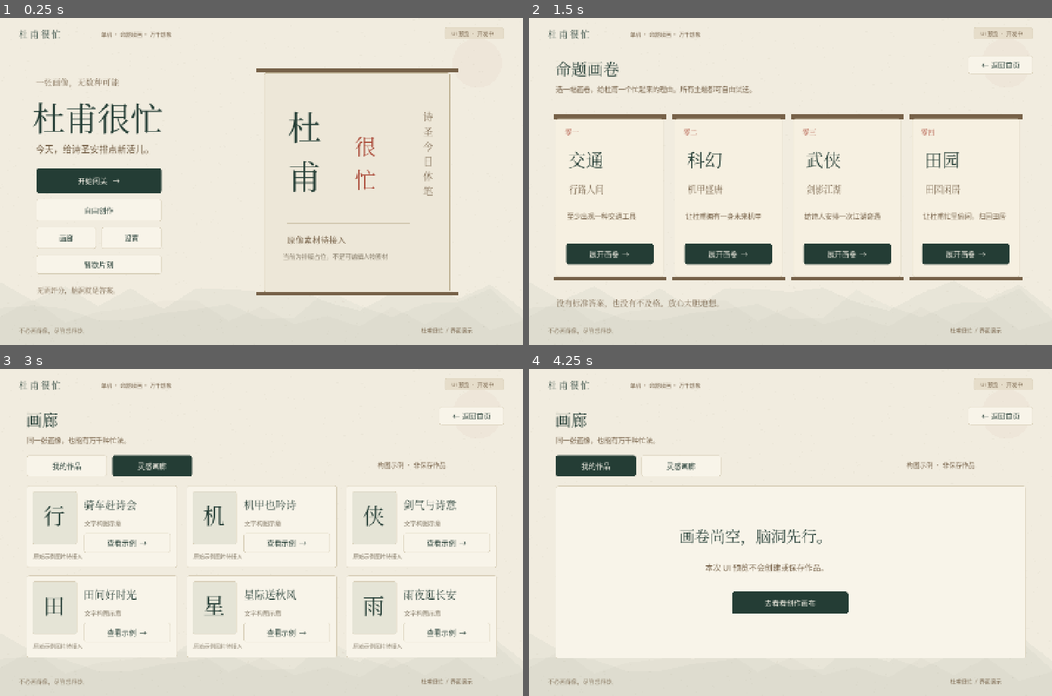
Above: before the commit, frames 1-4 (two rows, left to right).
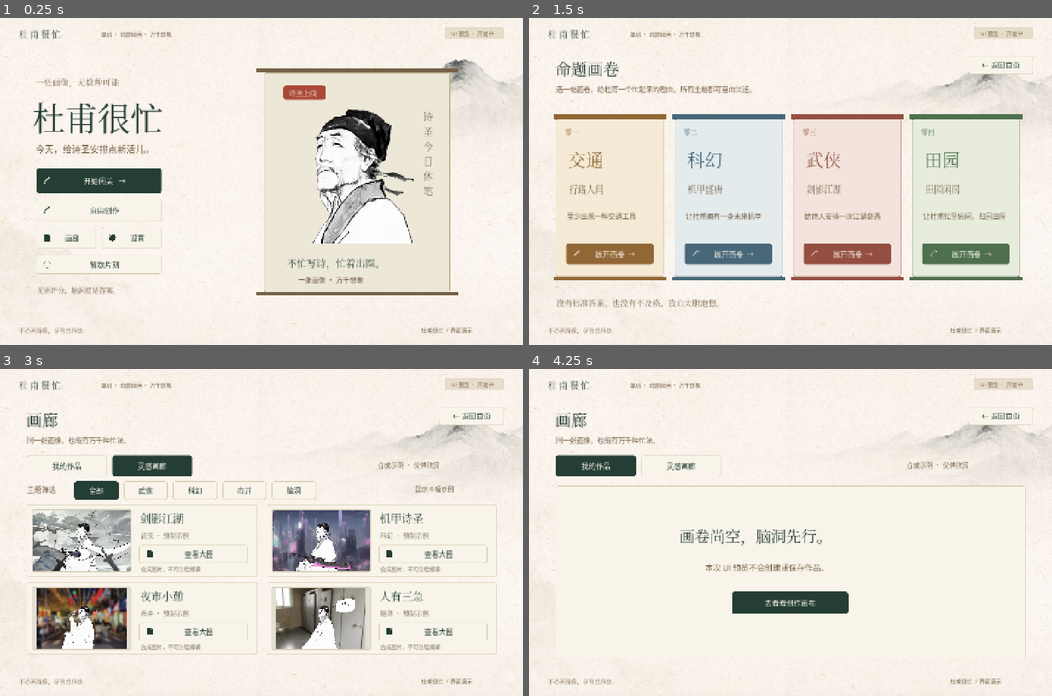
Above: after the commit, the same moments.

Repository: Arino09/DuFuIsBusy
Game: Godot game, scene res://scenes/main.tscn
Two runs of this game, one before a commit and one after it. Both use one fixed random seed, a clock stepped at 60 frames per second and the inputs below.
Inputs:
- Up to frame 1 (0.25 s): no input
- Up to frame 2 (1.5 s): click "自由创作" at 0.5 s; click "换个主题" at 1.25 s
- Up to frame 3 (3 s): click "← 返回首页" at 2 s; click "画廊" at 2.75 s
- Up to frame 4 (4.25 s): click "我的作品" at 3.5 s

The runs differ from the first frame. In frame 1, 14% of the frame differs, in the area x 0-100%, y 7-100%; in frame 2, 15%; in frame 3, 25%; in frame 4, 6.5%.

Commit message:
Integrate original media, refine canvas and gallery, and fix Web settings persistence

Diff:
--- /dev/null
+++ b/docs/browser-qa.json
@@ -0,0 +1,64 @@
+[
+  {
+    "pass": "web-final",
+    "checks": [
+      "WebGL boot under /DuFuIsBusy/",
+      "All four themes and returns",
+      "Original image, source sheet and two background previews, undo/redo disabled, collapsible notes, gallery actual filters and four full images, repeated clicks, local settings immediate reload/reset",
+      "1024x768, landscape 844x390, portrait 390x844 navigation and screenshots"
+    ],
+    "page_errors": [],
+    "failed_requests": [],
+    "console_errors": [],
+    "warnings": [
+      {
+        "type": "warning",
+        "text": "[.WebGL-0x35640457a800]GL Driver Message (OpenGL, Performance, GL_CLOSE_PATH_NV, High): GPU stall due to ReadPixels"
+      },
+      {
+        "type": "warning",
+        "text": "[.WebGL-0x35640457a800]GL Driver Message (OpenGL, Performance, GL_CLOSE_PATH_NV, High): GPU stall due to ReadPixels"
+      },
+      {
+        "type": "warning",
+        "text": "[.WebGL-0x35640457a800]GL Driver Message (OpenGL, Performance, GL_CLOSE_PATH_NV, High): GPU stall due to ReadPixels"
+      },
+      {
+        "type": "warning",
+        "text": "[.WebGL-0x35640457a800]GL Driver Message (OpenGL, Performance, GL_CLOSE_PATH_NV, High): GPU stall due to ReadPixels (this message will no longer repeat)"
+      }
+    ],
+    "external_requests": [],
+    "browser_closed": true
+  },
+  {
+    "pass": "web-latest",
+    "checks": [
+      "WebGL boot under /DuFuIsBusy/",
+      "Final five screens and larger avatar reference; full original image still available"
+    ],
+    "page_errors": [],
+    "failed_requests": [],
+    "console_errors": [],
+    "warnings": [
+      {
+        "type": "warning",
+        "text": "[.WebGL-0x1bf40570a800]GL Driver Message (OpenGL, Performance, GL_CLOSE_PATH_NV, High): GPU stall due to ReadPixels"
+      },
+      {
+        "type": "warning",
+        "text": "[.WebGL-0x1bf40570a800]GL Driver Message (OpenGL, Performance, GL_CLOSE_PATH_NV, High): GPU stall due to ReadPixels"
+      },
+      {
+        "type": "warning",
+        "text": "[.WebGL-0x1bf40570a800]GL Driver Message (OpenGL, Performance, GL_CLOSE_PATH_NV, High): GPU stall due to ReadPixels"
+      },
+      {
+        "type": "warning",
+        "text": "[.WebGL-0x1bf40570a800]GL Driver Message (OpenGL, Performance, GL_CLOSE_PATH_NV, High): GPU stall due to ReadPixels (this message will no longer repeat)"
+      }
+    ],
+    "external_requests": [],
+    "browser_closed": true
+  }
+]
--- a/scripts/ink_paper.gd
+++ b/scripts/ink_paper.gd
@@ -1,19 +1,12 @@
 extends Control
+
+const PAPER_TEXTURE = preload("res://assets/ui/paper-background.jpeg")
 
 func _ready() -> void:
 	mouse_filter = Control.MOUSE_FILTER_IGNORE
 
 func _draw() -> void:
-	draw_rect(Rect2(Vector2.ZERO, size), Color("f1ecdf"))
-	var rng := RandomNumberGenerator.new()
-	rng.seed = 927
-	for i in range(2800):
-		var p := Vector2(rng.randf_range(0, size.x), rng.randf_range(0, size.y))
-		draw_line(p, p + Vector2(rng.randf_range(1, 5), 0), Color(0.42, 0.36, 0.24, 0.045), 1)
-	for layer in range(3):
-		var pts := PackedVector2Array([Vector2(0, size.y)])
-		for i in range(17):
-			pts.append(Vector2(i * size.x / 16, size.y - 38 - rng.randf_range(0, 90) - layer * 28))
-		pts.append(Vector2(size.x, size.y))
-		draw_colored_polygon(pts, Color(0.23, 0.34, 0.28, 0.025 + layer * 0.012))
-	draw_circle(Vector2(size.x - 126, 124), 68, Color(0.59, 0.27, 0.18, 0.035))
+	var original := PAPER_TEXTURE.get_size()
+	var ratio: float = maxf(size.x / original.x, size.y / original.y)
+	var drawn := original * ratio
+	draw_texture_rect(PAPER_TEXTURE, Rect2((size - drawn) * 0.5, drawn), false)
--- a/scripts/main.gd
+++ b/scripts/main.gd
@@ -9,14 +9,20 @@
 const SANS = preload("res://assets/fonts/SourceSansSC.otf")
 const Paper = preload("res://scripts/ink_paper.gd")
 const TOPICS = ["交通", "科幻", "武侠", "田园"]
+const TOPIC_COLORS = [Color("926736"), Color("486879"), Color("944f42"), Color("4e704f")]
+const TOPIC_TINTS = [Color("f4ead5"), Color("e4ebed"), Color("f2e4dc"), Color("e7ecdd")]
+const EXAMPLE_TOPICS = ["武侠", "科幻", "市井", "脑洞"]
+const EXAMPLE_IMAGES = ["sword-hero.jpg", "scifi-warrior.jpg", "night-market.jpg", "restroom.jpg"]
 const TITLES = ["行路人间", "机甲盛唐", "剑影江湖", "田园闲居"]
 const PROMPTS = ["至少出现一种交通工具", "让杜甫拥有一身未来机甲", "给诗人安排一次江湖奇遇", "让杜甫忙里偷闲，归园田居"]
-const IDEAS = ["骑车赶诗会", "机甲也吟诗", "剑气与诗意", "田间好时光", "星际送秋风", "雨夜逛长安"]
+const IDEAS = ["剑影江湖", "机甲诗圣", "夜市小憩", "人有三急"]
 var page: Control
 var overlay: Control
 var current := "home"
 var topic := 0
 var gallery_tab := 0
+var gallery_filter := "全部"
+var canvas_info_open := false
 var selected_tool := "笔刷"
 var settings := {"volume": 70.0, "sound": true, "music": true, "quality": 1, "motion": false}
 var settings_status := "设置保存在本机；不进行云端同步。"
@@ -29,6 +35,16 @@
 	if config.load("user://settings.cfg") == OK:
 		for key in settings:
 			settings[key] = config.get_value("settings", key, settings[key])
+	if OS.has_feature("web"):
+		var saved: Variant = JavaScriptBridge.eval("(function(){try{return localStorage.getItem('DuFuIsBusy.settings.v1') || '';}catch(e){return '';}})()")
+		if saved is String and not saved.is_empty():
+			var parsed: Variant = JSON.parse_string(saved)
+			if parsed is Dictionary:
+				for key in settings:
+					if parsed.has(key) and (typeof(parsed[key]) == typeof(settings[key]) or (parsed[key] is float and settings[key] is int)):
+						settings[key] = parsed[key]
+				settings.volume = clampf(float(settings.volume), 0.0, 100.0)
+				settings.quality = clampi(int(settings.quality), 0, 1)
 	show_page("home")
 
 func box(color: Color, border: Color = Color("d8cfb9"), width: int = 1, radius: int = 5) -> StyleBoxFlat:
@@ -84,6 +100,26 @@
 	rect(l, area, parent)
 	return l
 
+func texture_at(path: String, area: Rect2, parent: Control = page) -> TextureRect:
+	var picture := TextureRect.new()
+	picture.texture = load(path) as Texture2D
+	picture.expand_mode = TextureRect.EXPAND_IGNORE_SIZE
+	picture.stretch_mode = TextureRect.STRETCH_KEEP_ASPECT_CENTERED
+	picture.mouse_filter = Control.MOUSE_FILTER_IGNORE
+	rect(picture, area, parent)
+	return picture
+
+func button_icon(button: Button, icon_name: String, primary: bool) -> void:
+	button.icon = load("res://assets/ui/" + icon_name + ".svg") as Texture2D
+	button.expand_icon = true
+	button.add_theme_constant_override("icon_max_width", 23)
+	button.add_theme_constant_override("h_separation", 9)
+	var tint := PAPER if primary else INK
+	if icon_name in ["confirm", "brush", "language"]: tint = Color.WHITE
+	for state in ["icon_normal_color", "icon_hover_color", "icon_pressed_color", "icon_focus_color"]:
+		button.add_theme_color_override(state, tint)
+	button.add_theme_color_override("icon_disabled_color", MUTED)
+
 func panel_at(area: Rect2, color: Color = PAPER, parent: Control = page, border: Color = Color("d8cfb9")) -> Panel:
 	var p := Panel.new()
 	p.add_theme_stylebox_override("panel", box(color, border))
@@ -101,6 +137,11 @@
 		b.add_theme_stylebox_override("pressed", box(Color("172b24"), INK))
 		for key in ["font_color", "font_hover_color", "font_pressed_color", "font_focus_color", "font_hover_pressed_color"]:
 			b.add_theme_color_override(key, PAPER)
+	var icons := {"开始闯关":"pencil", "自由创作":"pencil", "画廊":"gallery", "设置":"settings", "暂歇":"power", "笔刷":"pencil", "橡皮":"eraser", "色盘":"palette", "贴纸":"gallery", "文字":"language", "撤销":"undo", "重做":"redo", "提交":"confirm", "换个主题":"theme", "展开画卷":"pencil", "查看大图":"gallery", "恢复默认":"brush"}
+	for prefix in icons:
+		if text.begins_with(prefix):
+			button_icon(b, icons[prefix], primary)
+			break
 	rect(b, area, parent)
 	b.pressed.connect(callback)
 	return b
@@ -161,25 +202,28 @@
 	line_at(Rect2(707, 138, 554, 12), BROWN)
 	line_at(Rect2(707, 753, 554, 12), BROWN)
 	label_at("诗\n圣\n今\n日\n休\n笔", Rect2(1165, 200, 45, 348), 26, BROWN, true)
-	label_at("杜\n甫", Rect2(792, 230, 164, 230), 92, INK, true)
-	label_at("很\n忙", Rect2(976, 305, 92, 184), 60, RED, true)
-	line_at(Rect2(788, 564, 340, 1))
-	label_at("原像素材待接入", Rect2(791, 590, 358, 38), 23, BROWN)
-	label_at("当前为排版占位，不是可编辑人物素材", Rect2(779, 639, 420, 34), 17, MUTED)
+	texture_at("res://assets/characters/dufu-avatar.png", Rect2(758, 203, 420, 420))
+	panel_at(Rect2(781, 186, 115, 39), RED, page, RED)
+	label_at("诗圣上线", Rect2(795, 187, 107, 38), 19, PAPER, true)
+	line_at(Rect2(788, 635, 340, 1))
+	label_at("不忙写诗，忙着出圈。", Rect2(790, 650, 391, 47), 27, INK, true)
+	label_at("一张画像 · 万千想象", Rect2(820, 704, 380, 34), 19, BROWN)
 
 func levels() -> void:
 	heading("命题画卷", "选一幅画卷，给杜甫一个忙起来的理由。所有主题都可自由试选。")
 	for i in range(4):
 		var x := 74 + i * 327
-		line_at(Rect2(x - 7, 267, 310, 10), BROWN)
-		panel_at(Rect2(x, 277, 296, 435), Color("f6f0e1"))
-		label_at("零" + ["一", "二", "三", "四"][i], Rect2(x + 24, 298, 80, 33), 19, RED, true)
-		label_at(TOPICS[i], Rect2(x + 34, 352, 238, 74), 49, INK, true)
+		var accent: Color = TOPIC_COLORS[i]
+		line_at(Rect2(x - 7, 267, 310, 10), accent)
+		panel_at(Rect2(x, 277, 296, 435), TOPIC_TINTS[i], page, accent)
+		label_at("零" + ["一", "二", "三", "四"][i], Rect2(x + 24, 298, 80, 33), 19, accent, true)
+		label_at(TOPICS[i], Rect2(x + 34, 352, 238, 74), 49, accent, true)
 		label_at(TITLES[i], Rect2(x + 36, 452, 238, 38), 24, BROWN, true)
 		var l := label_at(PROMPTS[i], Rect2(x + 30, 505, 242, 80), 19, BROWN)
 		l.autowrap_mode = TextServer.AUTOWRAP_WORD_SMART
-		button_at("展开画卷  →", Rect2(x + 28, 621, 240, 57), func(): topic = i; show_page("canvas"), true)
-		line_at(Rect2(x - 7, 712, 310, 10), BROWN)
+		var enter := button_at("展开画卷  →", Rect2(x + 28, 621, 240, 57), func(): topic = i; show_page("canvas"), true)
+		enter.add_theme_stylebox_override("normal", box(accent, accent))
+		line_at(Rect2(x - 7, 712, 310, 10), accent)
 	label_at("没有标准答案，也没有不及格。放心大胆地想。", Rect2(75, 766, 1020, 38), 22, BROWN, true)
 
 func canvas() -> void:
@@ -192,22 +236,33 @@
 	label_at("创作工具", Rect2(96, 344, 164, 35), 23, INK, true)
 	for i in range(5):
 		var tool: String = ["笔刷", "橡皮", "色盘", "贴纸", "文字"][i]
-		button_at(tool + (" · 已选" if selected_tool == tool else ""), Rect2(91, 397 + i * 65, 164, 52), func(): choose_tool(tool), tool == selected_tool)
+		var tool_button := button_at(tool + (" · 已选" if selected_tool == tool else ""), Rect2(91, 397 + i * 65, 164, 52), func(): choose_tool(tool), tool == selected_tool)
+		tool_button.add_theme_font_size_override("font_size", 18)
 	label_at("工具交互预览", Rect2(96, 741, 170, 32), 17, MUTED)
-	panel_at(Rect2(294, 327, 790, 471), Color("faf7ef"))
-	label_at("画布预览  /  尚未开放绘制", Rect2(323, 344, 700, 36), 19, BROWN)
-	line_at(Rect2(324, 392, 729, 1))
-	panel_at(Rect2(531, 419, 310, 191), Color("ede9df"), page, Color("d2c6b0"))
-	label_at("杜甫半身像", Rect2(571, 458, 250, 56), 32, INK, true)
-	label_at("原始素材待接入 · 保留区域", Rect2(554, 527, 282, 35), 17, MUTED)
-	panel_at(Rect2(450, 632, 474, 124), Color("f1f1e4"), page, Color("bac4ad"))
-	label_at("待补区域", Rect2(613, 646, 200, 38), 24, INK, true)
-	label_at("以后在这里，把脑洞画出来", Rect2(548, 694, 350, 35), 19, BROWN)
-	panel_at(Rect2(1106, 327, 262, 471), Color("ebe5d7"))
-	label_at("创作小笺", Rect2(1130, 348, 216, 44), 29, INK, true)
-	var note := label_at("画得好不好不重要，\n好玩就很了不起。\n\n本次仅展示 UI。\n绘画、拼贴、评分、\n保存与导出尚未实现。", Rect2(1130, 413, 222, 230), 19, BROWN)
-	note.autowrap_mode = TextServer.AUTOWRAP_WORD_SMART
-	button_at("提交说明", Rect2(1128, 683, 218, 55), func(): info("这次先看界面", "还没有作品被绘制、评分或保存。\n当前演示仅支持主题与工具界面切换。"), true)
+	panel_at(Rect2(294, 327, 1074, 471), Color("faf7ef"))
+	label_at("画布预览 · 尚未开放绘制", Rect2(323, 344, 385, 36), 19, BROWN)
+	for i in range(2):
+		var action: String = ["撤销", "重做"][i]
+		var unavailable := button_at(action, Rect2(755 + i * 126, 339, 110, 45), func(): pass)
+		unavailable.disabled = true
+		unavailable.tooltip_text = "绘画尚未实现，没有可撤销或重做的操作。"
+	button_at("收起说明" if canvas_info_open else "展开说明", Rect2(1115, 339, 232, 45), func(): canvas_info_open = not canvas_info_open; show_page("canvas"))
+	line_at(Rect2(324, 397, 1023, 1))
+	var center_x := 701.0 if canvas_info_open else 831.0
+	panel_at(Rect2(center_x - 300, 413, 600, 197), Color.WHITE)
+	texture_at("res://assets/characters/dufu-avatar.png", Rect2(center_x - 121, 406, 242, 202))
+	label_at("原像保留", Rect2(center_x - 279, 425, 150, 35), 18, BROWN, true)
+	button_at("查看原像", Rect2(center_x + 146, 558, 133, 39), func(): image_dialog("杜甫原像", "res://assets/characters/dufu-halfbody.jpg", "白底原始参考图；本次 UI 预览不会修改画像。", "返回画布"))
+	panel_at(Rect2(center_x - 278, 620, 556, 110), Color("f1f1e4"), page, Color("bac4ad"))
+	label_at("待补区域", Rect2(center_x - 60, 628, 200, 38), 24, INK, true)
+	label_at("以后在这里，把脑洞画出来", Rect2(center_x - 135, 678, 350, 35), 19, BROWN)
+	label_at("绘画未开放，撤销与重做暂不可用。", Rect2(324, 751, 720, 30), 17, MUTED)
+	button_at("提交说明", Rect2(1131, 743, 213, 43), func(): info("这次先看界面", "还没有作品被绘制、评分或保存。\n当前演示仅支持主题与工具界面切换。"), true)
+	if canvas_info_open:
+		panel_at(Rect2(1067, 416, 279, 313), Color("ebe5d7"))
+		label_at("创作小笺", Rect2(1086, 431, 236, 47), 29, INK, true)
+		var note := label_at("画得好不好不重要，\n好玩就很了不起。\n\n本次仅展示 UI。\n绘画、拼贴、评分、\n保存与导出尚未实现。", Rect2(1088, 492, 240, 210), 19, BROWN)
+		note.autowrap_mode = TextServer.AUTOWRAP_WORD_SMART
 
 func choose_tool(tool: String) -> void:
 	selected_tool = tool
@@ -220,34 +275,51 @@
 	heading("画廊", "同一张画像，也能有万千种忙法。")
 	button_at("我的作品", Rect2(74, 238, 220, 57), func(): gallery_tab = 0; show_page("gallery"), gallery_tab == 0)
 	button_at("灵感画廊", Rect2(309, 238, 220, 57), func(): gallery_tab = 1; show_page("gallery"), gallery_tab == 1)
-	label_at("构图示例 · 非保存作品", Rect2(1040, 246, 330, 38), 18, BROWN)
+	label_at("合成示例 · 仅供欣赏", Rect2(1040, 246, 330, 38), 18, BROWN)
 	if gallery_tab == 0:
 		panel_at(Rect2(74, 322, 1294, 475))
 		label_at("画卷尚空，脑洞先行。", Rect2(414, 425, 800, 66), 42, INK, true)
 		label_at("本次 UI 预览不会创建或保存作品。", Rect2(485, 527, 600, 39), 22, BROWN)
 		button_at("去看看创作画布", Rect2(559, 613, 320, 61), func(): topic = -1; show_page("canvas"), true)
 	else:
-		for i in range(6):
-			var x := 74 + (i % 3) * 440
-			var y := 321 + (i / 3) * 247
-			panel_at(Rect2(x, y, 414, 226))
-			panel_at(Rect2(x + 16, y + 16, 122, 146), Color("e5e4d6"))
-			label_at(["行", "机", "侠", "田", "星", "雨"][i], Rect2(x + 45, y + 35, 100, 90), 60, INK, true)
-			label_at(IDEAS[i], Rect2(x + 157, y + 26, 240, 52), 29, INK, true)
-			label_at("文字构图示意", Rect2(x + 158, y + 88, 240, 32), 17, MUTED)
-			button_at("查看示例  →", Rect2(x + 157, y + 131, 238, 53), func(): example(i))
-			label_at("原始示例图片待接入", Rect2(x + 18, y + 180, 370, 30), 15, MUTED)
+		label_at("主题筛选", Rect2(74, 309, 130, 44), 20, BROWN)
+		var filters := ["全部", "武侠", "科幻", "市井", "脑洞"]
+		for i in range(filters.size()):
+			var filter: String = filters[i]
+			button_at(filter, Rect2(205 + i * 136, 309, 121, 44), func(): gallery_filter = filter; show_page("gallery"), gallery_filter == filter)
+		var visible_indices: Array[int] = []
+		for i in range(IDEAS.size()):
+			if gallery_filter == "全部" or EXAMPLE_TOPICS[i] == gallery_filter:
+				visible_indices.append(i)
+		label_at("显示 %d 幅示例" % visible_indices.size(), Rect2(1142, 312, 230, 38), 18, BROWN)
+		for slot in range(visible_indices.size()):
+			var i := visible_indices[slot]
+			var x := 74 + (slot % 2) * 660
+			var y := 373 + (slot / 2) * 214
+			panel_at(Rect2(x, y, 634, 199))
+			panel_at(Rect2(x + 13, y + 13, 275, 173), Color("e4dfd2"))
+			texture_at("res://assets/examples/" + EXAMPLE_IMAGES[i], Rect2(x + 16, y + 16, 269, 167))
+			label_at(IDEAS[i], Rect2(x + 311, y + 14, 302, 47), 30, INK, true)
+			label_at(EXAMPLE_TOPICS[i] + " · 预制示例", Rect2(x + 313, y + 70, 290, 32), 18, MUTED)
+			button_at("查看大图", Rect2(x + 309, y + 111, 299, 48), func(): example(i))
+			label_at("合成图片，不可分层编辑", Rect2(x + 313, y + 165, 300, 26), 15, MUTED)
+		print("UI_FILTER:", gallery_filter, ":", visible_indices.size())
 
 func example(index: int) -> void:
-	var descriptions := ["想象杜甫骑着自行车，\n一手扶车把，一路收集诗意。", "想象墨色机甲与一卷古诗相遇，\n诗圣也可以拥有未来装备。", "想象披风随风，长剑在侧，\n今天的诗人也有侠客心。", "想象一头牛、一把锄头，\n让忙碌的杜甫休息一下。", "想象一艘飞船穿过星河，\n把秋风送到更远的地方。", "想象霓虹点亮长安雨夜，\n诗意藏在街头巷尾。"]
-	info(IDEAS[index], descriptions[index] + "\n\n这是文字构图示例，不是原始成品图或可编辑素材。")
+	image_dialog(IDEAS[index], "res://assets/examples/" + EXAMPLE_IMAGES[index], EXAMPLE_TOPICS[index] + " · 原始合成示例，仅供欣赏，不是已保存作品或可编辑图层。", "返回画廊")
+
+func image_dialog(title: String, path: String, caption: String, back_label: String, back_action: Callable = Callable()) -> void:
+	modal(title, caption, true)
+	texture_at(path, Rect2(214, 218, 1012, 467), overlay)
+	button_at(back_label, Rect2(1010, 717, 216, 48), back_action if back_action.is_valid() else close_overlay, true, overlay)
 
 func settings_page() -> void:
 	heading("设置", "调整体验，让想象按自己的节奏来。")
 	panel_at(Rect2(74, 248, 626, 558))
 	panel_at(Rect2(730, 248, 638, 558), Color("e8e7d9"))
 	label_at("体验偏好", Rect2(104, 265, 540, 56), 29, INK, true)
-	label_at("音量", Rect2(106, 344, 122, 45), 22)
+	texture_at("res://assets/ui/volume.svg", Rect2(106, 351, 28, 28))
+	label_at("音量", Rect2(151, 344, 100, 45), 22)
 	var volume := HSlider.new()
 	volume.min_value = 0
 	volume.max_value = 100
@@ -258,15 +330,18 @@
 	volume.value_changed.connect(func(v): settings.volume = v; value_label.text = str(int(v)) + "%"; save_settings())
 	for i in range(2):
 		var key: String = ["sound", "music"][i]
-		label_at(["音效偏好", "音乐偏好"][i], Rect2(106, 413 + i * 62, 235, 46), 22)
+		texture_at("res://assets/ui/" + ("volume-up.svg" if i == 0 else "audio.svg"), Rect2(106, 422 + i * 62, 28, 28))
+		label_at(["音效偏好", "音乐偏好"][i], Rect2(151, 413 + i * 62, 235, 46), 22)
 		var toggle := CheckButton.new()
 		toggle.text = "开启" if settings[key] else "关闭"
 		toggle.button_pressed = settings[key]
 		rect(toggle, Rect2(440, 413 + i * 62, 209, 46))
 		toggle.toggled.connect(func(v): settings[key] = v; toggle.text = "开启" if v else "关闭"; save_settings())
-	label_at("语言", Rect2(106, 543, 125, 43), 22)
+	texture_at("res://assets/ui/language.svg", Rect2(106, 551, 28, 28))
+	label_at("语言", Rect2(151, 543, 125, 43), 22)
 	label_at("简体中文", Rect2(440, 543, 210, 43), 22, BROWN)
-	label_at("画质偏好", Rect2(106, 606, 234, 46), 22)
+	texture_at("res://assets/ui/target.svg", Rect2(106, 616, 28, 28))
+	label_at("画质偏好", Rect2(151, 606, 234, 46), 22)
 	var quality := OptionButton.new()
 	quality.add_item("标准")
 	quality.add_item("高清")
@@ -283,8 +358,13 @@
 
 func save_settings() -> void:
 	for key in settings: config.set_value("settings", key, settings[key])
-	var result := config.save("user://settings.cfg")
-	settings_status = "设置已保存在本机；不进行云端同步。" if result == OK else "本地写入失败；偏好仅在当前会话生效。"
+	var saved_ok: bool
+	if OS.has_feature("web"):
+		var payload := JSON.stringify(JSON.stringify(settings))
+		saved_ok = JavaScriptBridge.eval("(function(){try{localStorage.setItem('DuFuIsBusy.settings.v1', %s);return true;}catch(e){return false;}})()" % payload) == true
+	else:
+		saved_ok = config.save("user://settings.cfg") == OK
+	settings_status = "设置已保存在本机；不进行云端同步。" if saved_ok else "本地写入失败；偏好仅在当前会话生效。"
 
 func reset_confirm() -> void:
 	modal("恢复默认设置？", "仅重置音量、音效、音乐和画质偏好。\n不会删除任何作品；此预览没有作品存档。")
@@ -294,7 +374,7 @@
 func exit_info() -> void:
 	info("诗圣先歇一会儿", "网页不会擅自关闭你的标签页。\n想休息时直接关闭本页，随时可以回来继续看。")
 
-func modal(title: String, body: String) -> void:
+func modal(title: String, body: String, large: bool = false) -> void:
 	close_overlay()
 	for control in page.find_children("*", "Control", true, false):
 		if control.focus_mode != Control.FOCUS_NONE:
@@ -308,6 +388,14 @@
 	var shade := ColorRect.new()
 	shade.color = Color(0.1, 0.16, 0.12, 0.58)
 	rect(shade, Rect2(0, 0, 1440, 900), overlay)
+	if large:
+		panel_at(Rect2(182, 140, 1076, 648), PAPER, overlay)
+		label_at(title, Rect2(214, 157, 906, 54), 32, INK, true, overlay)
+		var caption := label_at(body, Rect2(216, 708, 771, 62), 18, BROWN, false, overlay)
+		caption.autowrap_mode = TextServer.AUTOWRAP_WORD_SMART
+		button_at("×", Rect2(1186, 157, 48, 48), close_overlay, false, overlay).grab_focus()
+		print("UI_DIALOG:", title)
+		return
 	panel_at(Rect2(395, 252, 650, 414), PAPER, overlay)
 	label_at(title, Rect2(433, 288, 570, 69), 36, INK, true, overlay)
 	var l := label_at(body, Rect2(435, 378, 570, 159), 22, BROWN, false, overlay)
@@ -320,11 +408,17 @@
 	button_at("知道了", Rect2(793, 575, 207, 57), close_overlay, true, overlay)
 
 func sticker_list() -> void:
-	modal("贴纸目录 · UI 预览", "")
-	for i in range(4):
-		button_at(["交通工具", "未来机甲", "江湖物件", "田园风物"][i], Rect2(434 + (i % 2) * 285, 371 + (i / 2) * 72, 267, 56), func(): info("素材准备中", "贴纸资源尚未接入，当前不能放置或拖拽。\n白底拼图和合成示例不会当作分层贴纸使用。"), false, overlay)
-	label_at("仅目录预览，尚未提供可放置贴纸。", Rect2(438, 538, 568, 38), 19, MUTED, false, overlay)
-	button_at("返回画布", Rect2(793, 587, 207, 52), close_overlay, true, overlay)
+	modal("贴纸目录 · UI 预览", "仅查看源素材，尚不能放置、拖拽或编辑贴纸。", true)
+	panel_at(Rect2(218, 228, 375, 462), Color.WHITE, overlay)
+	texture_at("res://assets/stickers/weapon-sheet.jpg", Rect2(230, 239, 351, 435), overlay)
+	label_at("幻想武器", Rect2(643, 231, 530, 52), 30, INK, true, overlay)
+	label_at("五件武器的白底源拼图，尚未拆分为贴纸。", Rect2(645, 287, 559, 38), 19, BROWN, false, overlay)
+	button_at("查看武器源图", Rect2(645, 344, 558, 55), func(): image_dialog("幻想武器源图", "res://assets/stickers/weapon-sheet.jpg", "白底拼图仅作目录预览，不是五张独立透明贴纸。", "返回目录", sticker_list), true, overlay)
+	label_at("场景参考", Rect2(643, 427, 530, 44), 26, INK, true, overlay)
+	button_at("科幻都市", Rect2(645, 489, 266, 55), func(): image_dialog("科幻都市", "res://assets/backgrounds/scifi-city.jpg", "原始场景背景预览，当前不能应用到画布。", "返回目录", sticker_list), false, overlay)
+	button_at("烟火夜市", Rect2(931, 489, 272, 55), func(): image_dialog("烟火夜市", "res://assets/backgrounds/night-market.jpg", "原始场景背景预览，当前不能应用到画布。", "返回目录", sticker_list), false, overlay)
+	label_at("交通与田园素材仍待补充。", Rect2(645, 587, 557, 45), 19, MUTED, false, overlay)
+	button_at("返回画布", Rect2(1010, 717, 216, 48), close_overlay, true, overlay)
 
 func close_overlay() -> void:
 	for control in suspended_focus:
Renamed: assets/backgrounds/night-market.png -> assets/backgrounds/night-market.jpg
Not shown, added: assets/backgrounds/night-market.jpg.import
Not shown, added: assets/backgrounds/scifi-city.jpg.import
Not shown, added: assets/characters/dufu-avatar.png.import
Not shown, added: assets/characters/dufu-halfbody.jpg.import
Renamed: assets/examples/night-market.png -> assets/examples/night-market.jpg
Not shown, added: assets/examples/night-market.jpg.import
Renamed: assets/examples/restroom.png -> assets/examples/restroom.jpg
Not shown, added: assets/examples/restroom.jpg.import
Not shown, added: assets/examples/scifi-warrior.jpg.import
Not shown, added: assets/examples/sword-hero.jpg.import
Binary file changed: assets/fonts/SourceSansSC.otf
(and 38 more such lines)
